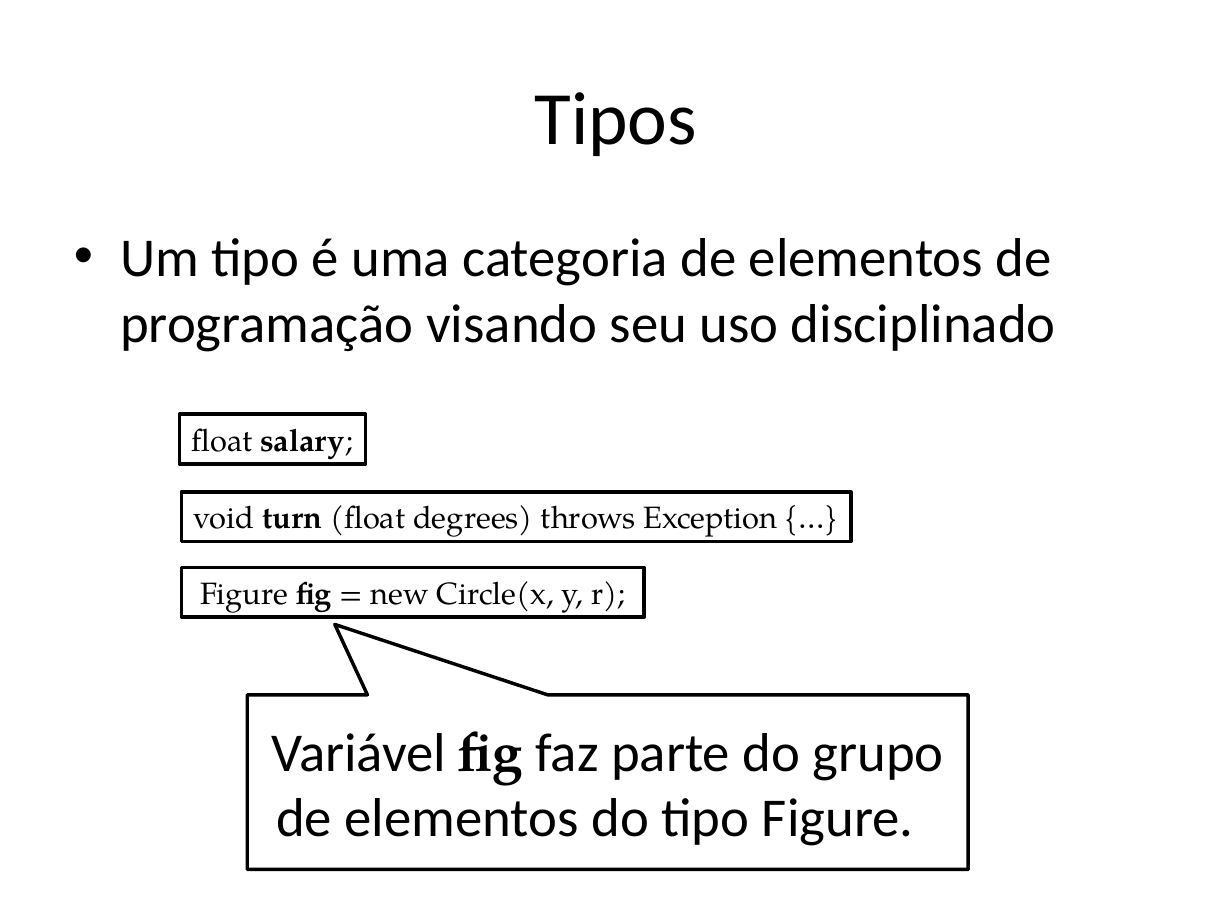
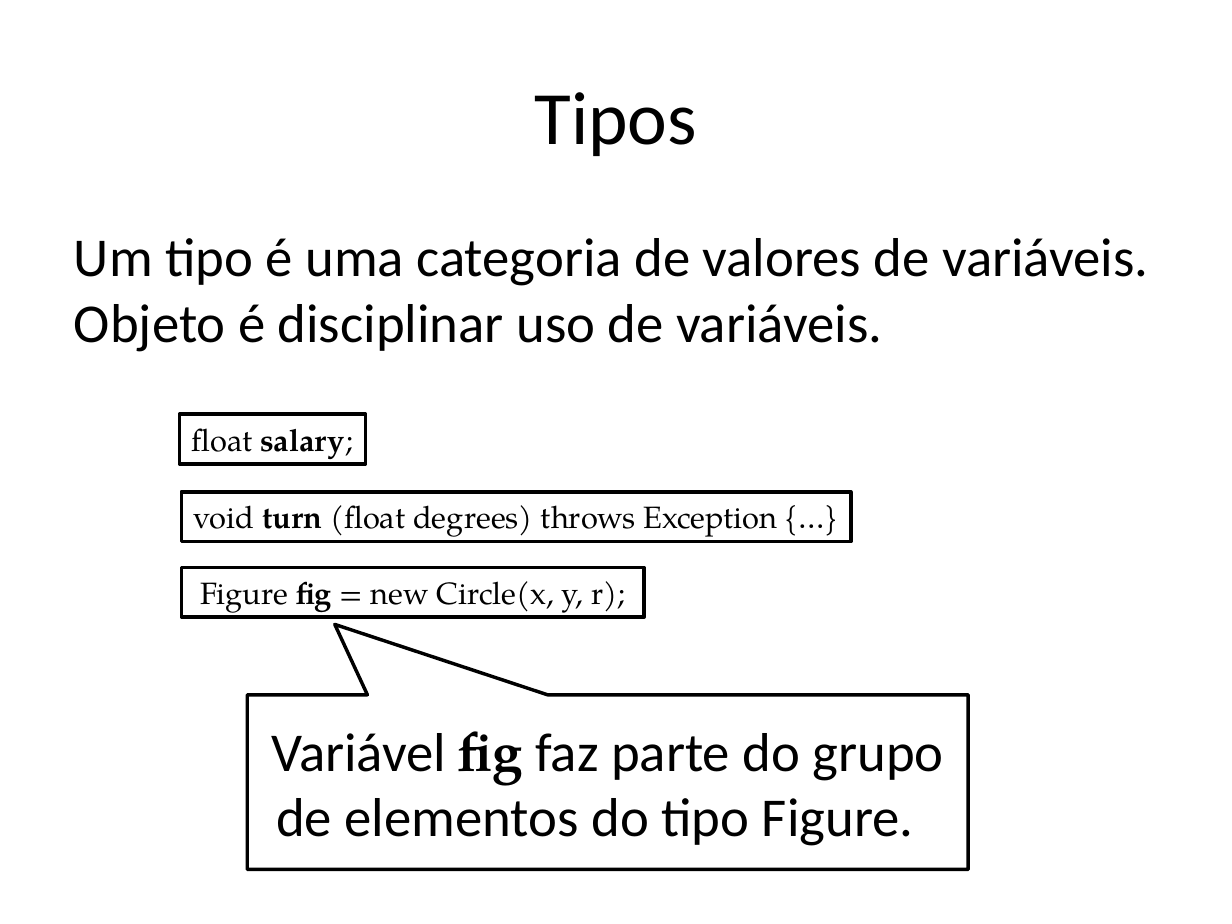
Before and after one commit to damorim/compilers-cin, a slide deck: slide 10 of slides-aulas/analise-semantica.pptx. Drawn at 1232x924 pixels with LibreOffice and Linux fonts; fonts in the diff are those of the drawing. Boxes give left, top, right and bottom in pixels: in the first picture for what was removed or moved away, otherwise in the second. Text is boxed around its words. In the diff, an @@ line names an element or a change of style, - is before the commit and + after.

```diff
--- a/slides-aulas/analise-semantica.pptx
+++ b/slides-aulas/analise-semantica.pptx
@@ text at (74, 238, 1148, 352): text changed @@
-• Um tipo é uma categoria de elementos de programação visando seu uso disciplinado
+Um tipo é uma categoria de valores de variáveis. Objeto é disciplinar uso de variáveis.
```
Also in this commit, not shown: 17 other slides changed, 1 slide added, 1 other file.
